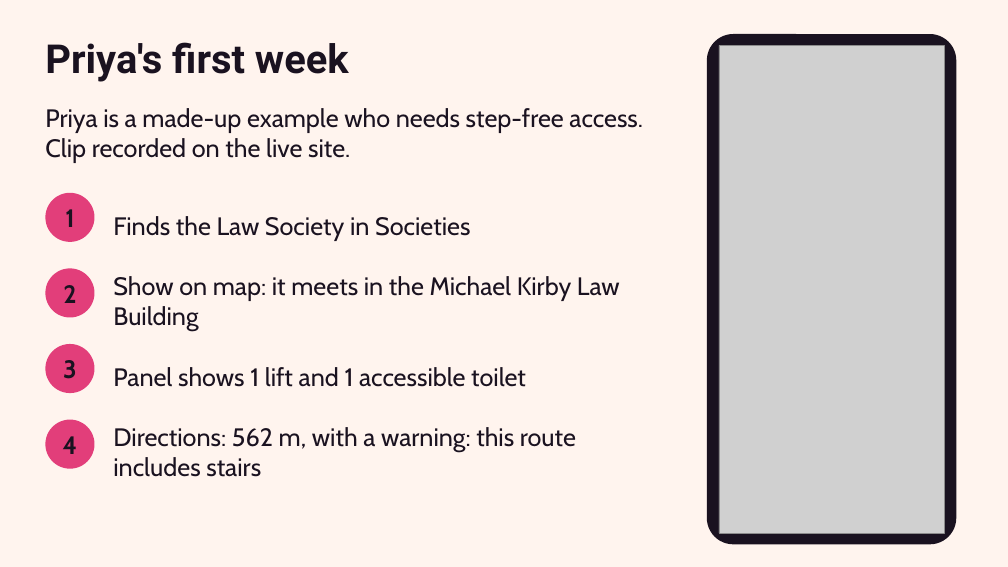
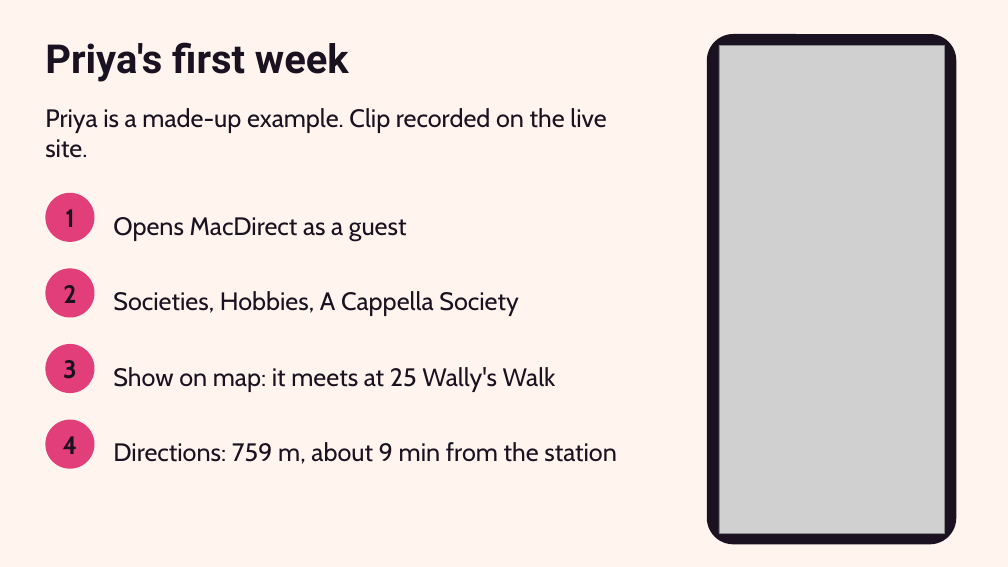
Before and after one commit to anjlaisup2hubgit/MacDirect, a slide deck: slide 3 of slides/MacDirect-5-min-talk.pptx. Drawn at 1008x567 pixels with LibreOffice and Linux fonts; fonts in the diff are those of the drawing; grey boxes stand for pictures. Boxes give left, top, right and bottom in pixels: in the first picture for what was removed or moved away, otherwise in the second. Text is boxed around its words. In the diff, an @@ line names an element or a change of style, - is before the commit and + after.

```diff
--- a/slides/MacDirect-5-min-talk.pptx
+++ b/slides/MacDirect-5-min-talk.pptx
@@ text at box(45, 108, 606, 158): text changed @@
-Priya is a made-up example who needs step-free access. Clip recorded on the live site.
+Priya is a made-up example. Clip recorded on the live site.
@@ text at box(113, 217, 407, 241): text changed @@
-Finds the Law Society in Societies
+Opens MacDirect as a guest
@@ text at box(113, 291, 518, 316): text changed @@
-Show on map: it meets in the Michael Kirby Law Building
+Societies, Hobbies, A Cappella Society
@@ text at box(113, 367, 556, 392): text changed @@
-Panel shows 1 lift and 1 accessible toilet
+Show on map: it meets at 25 Wally's Walk
@@ text at box(113, 442, 617, 464): text changed @@
-Directions: 562 m, with a warning: this route includes stairs
+Directions: 759 m, about 9 min from the station
```
Also in this commit, not shown: 3 other slides changed, 1 slide added, 1 slide removed.
